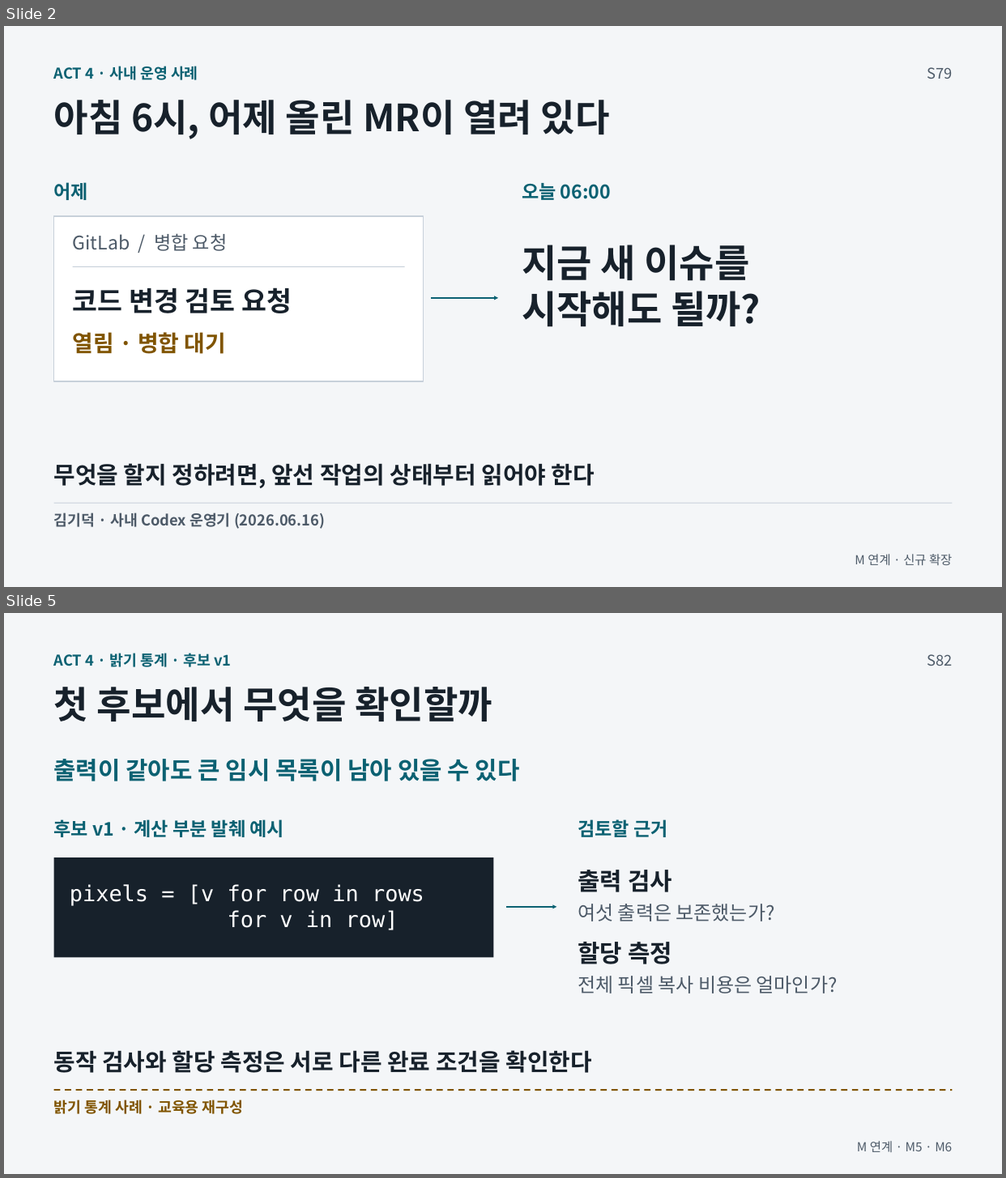
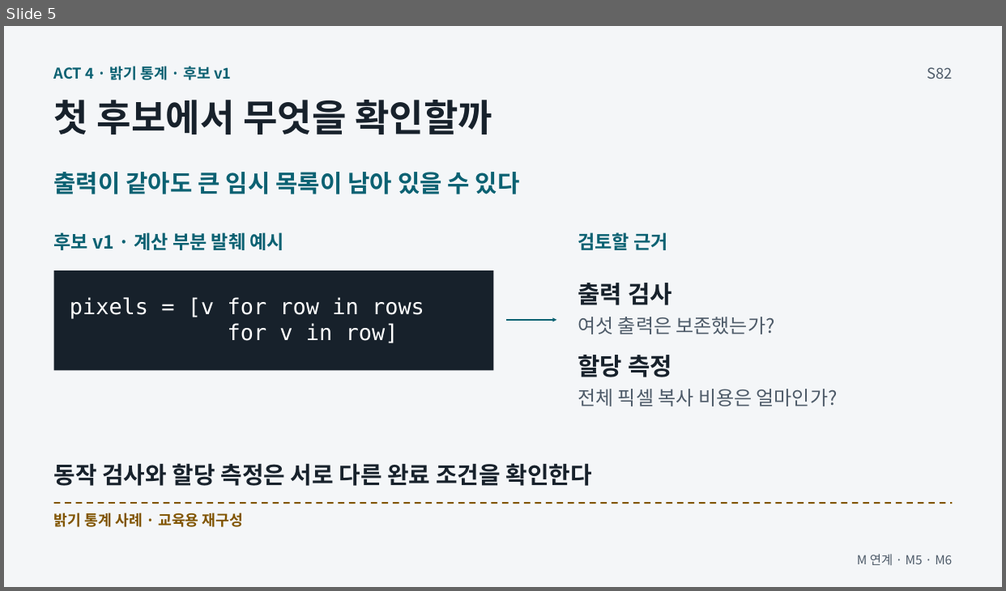
Before and after one commit to GideokKim/ai-dev-training, a slide deck: production/ACT_4.pptx. Shown one above the other, each under a label of ours: slides 2 and 5 before the commit, slide 5 after it; the slides between them are not shown. The pictures are 1006x1178 and 1006x591 pixels, drawn with LibreOffice and Linux fonts; fonts in the diff are those of the drawing. Boxes give left, top, right and bottom in pixels: in the first picture for what was removed or moved away, otherwise in the second. Text is boxed around its words. In the diff, an @@ line names an element or a change of style, - is before the commit and + after.

```diff
--- a/production/ACT_4.pptx
+++ b/production/ACT_4.pptx
@@ slide 2 removed at (4, 26, 1002, 587), background #F4F6F8 @@
@@ text removed at (54, 66, 198, 80) @@
-ACT 4 · 사내 운영 사례
@@ text removed at (927, 67, 952, 79) @@
-S79
@@ text removed at (54, 100, 610, 139) @@
-아침 6시, 어제 올린 MR이 열려 있다
@@ text removed at (54, 182, 89, 200) @@
-어제
@@ text removed at (522, 183, 611, 200) @@
-오늘 06:00
@@ rectangle removed at (54, 216, 424, 382) @@
@@ text removed at (73, 233, 228, 251) @@
-GitLab / 병합 요청
@@ line removed from (73, 267) to (404, 267) @@
@@ text removed at (522, 245, 761, 327) @@
-지금 새 이슈를
-시작해도 될까?
@@ text removed at (73, 288, 292, 314) @@
-코드 변경 검토 요청
@@ arrow removed from (432, 298) to (498, 298) @@
@@ text removed at (73, 332, 226, 354) @@
-열림 · 병합 대기
@@ text removed at (54, 463, 594, 489) @@
-무엇을 할지 정하려면, 앞선 작업의 상태부터 읽어야 한다
@@ line removed from (54, 504) to (953, 504) @@
@@ text removed at (54, 513, 325, 529) @@
-김기덕 · 사내 Codex 운영기 (2026.06.16)
@@ text removed at (854, 554, 952, 565) @@
-M 연계 · 신규 확장
```
Also in this commit, not shown: 4 slides changed, 3 slides added, 2 other slides removed, 47 other files.
